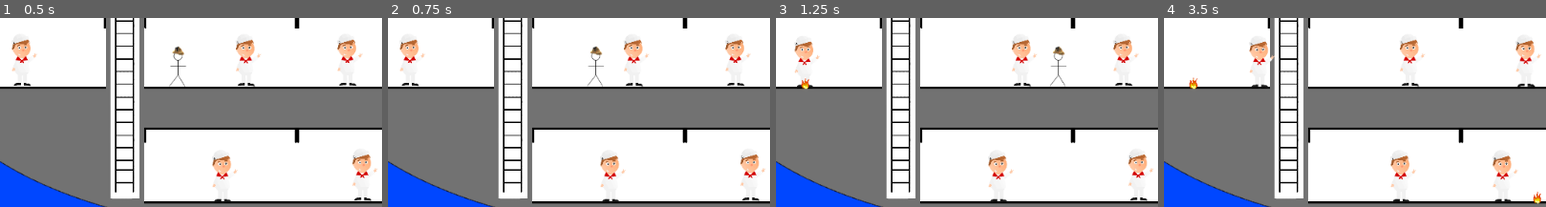
Above: before the commit, frames 1-4 (left to right).
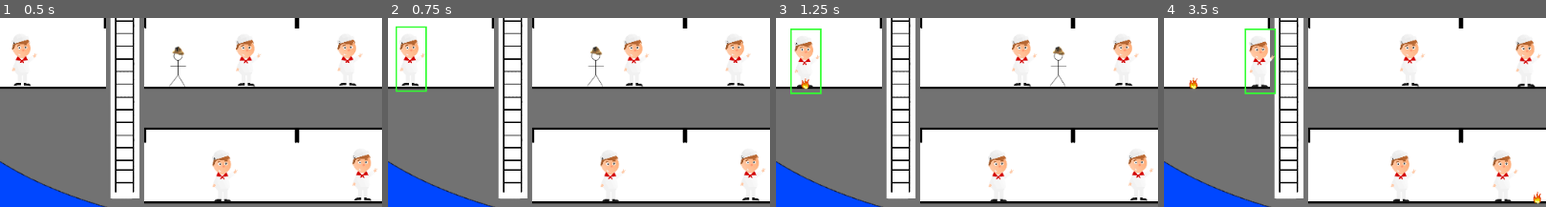
Above: after the commit, the same moments.

Repository: danielcannell/deep-clue-sea
Game: Godot game, scene res://Main.tscn
Two runs of this game, one before a commit and one after it. Both use one fixed random seed, a clock stepped at 60 frames per second and the inputs below.
Inputs (mouse positions are % of the whole screen's width and height, from its top left):
- Up to frame 1 (0.5 s): no input
- Up to frame 2 (0.75 s): tap Enter at 0.5 s; move the mouse to (15, 50) at 0.52 s; hold D (move_right) from 0.53 s (still down); click (15, 50) at 0.67 s
- Up to frame 3 (1.25 s): keep holding D (move_right); tap Space (jump) at 0.77 s
- Up to frame 4 (3.5 s): move the mouse to (60, 20) at 1.27 s; click (60, 20) at 1.42 s; tap Space (jump) at 1.52, 3.02 s; move the mouse to (60, 50) at 2.02 s; release D (move_right) at 2.03 s; hold A (move_left) 2.03-2.78 s; click (60, 50) at 2.17 s; move the mouse to (60, 80) at 2.77 s; hold D (move_right) from 2.78 s (still down); click (60, 80) at 2.92 s
The pictures show only the part of the screen within x 11-61%, y 42-91%; the shares and areas given below are measured in that part.

Frame 1 is identical in both runs. In frame 2, 0.5% of the frame differs, in the area x 2-11%, y 4-40%; in frame 3, 0.5%; in frame 4, 0.6%, in the area x 21-30%, y 5-41%.

Commit message:
Can command crewmen to rooms

Diff:
--- a/crewmen/Crewman.gd
+++ b/crewmen/Crewman.gd
@@ -14,7 +14,7 @@
     Globals.Rooms.PumpRoom
 ]
 
-signal clicked
+signal clicked(c)
 
 # Each crewman has a name, and is the traitor or not
 var crew_name = null
@@ -33,13 +33,17 @@
 func _input_event(viewport, event, shape_idx):
     if event is InputEventMouseButton:
         if event.button_index == BUTTON_LEFT and event.pressed:
-            emit_signal("clicked")
+            emit_signal("clicked", self)
 
 func _ready():
     deselect()
 
 func get_random_pos_in_room(room):
     return room.centre_position() + Vector2(rand_range(-450, 450), 0)
+
+func command_to_room(room):
+    state = crew_state.MOVING
+    destination = get_random_pos_in_room(room)
 
 func _process(delta):
     # Get an instance of the Submarine node
--- a/room/Room.gd
+++ b/room/Room.gd
@@ -10,7 +10,7 @@
 var m_flooding = 0.0
 var m_id = null
 
-signal clicked(id)
+signal clicked(room)
 
 func _ready():
     pass
@@ -33,8 +33,8 @@
 
 func _input_event(viewport, event, shape_idx):
     if event is InputEventMouseButton:
-        if event.button_index == BUTTON_LEFT and event.pressed:
-            emit_signal("clicked", m_id)
+        if event.button_index == BUTTON_RIGHT and event.pressed:
+            emit_signal("clicked", self)
 
 func id():
     return m_id
--- /dev/null
+++ b/submarine/CrewmenController.gd
@@ -0,0 +1,29 @@
+extends Node2D
+
+# class member variables go here, for example:
+# var a = 2
+# var b = "textvar"
+
+var crewmen = []
+var selected_crewman = null
+
+func _ready():
+    crewmen = get_children()
+
+    for c in crewmen:
+        c.connect("clicked", self, "crewman_clicked")
+
+#func _process(delta):
+#    # Called every frame. Delta is time since last frame.
+#    # Update game logic here.
+#    pass
+
+func crewman_clicked(c):
+    c.select()
+    if selected_crewman:
+        selected_crewman.deselect()
+    selected_crewman = c
+
+func command_to_room(room):
+    if selected_crewman:
+        selected_crewman.command_to_room(room)
--- a/submarine/Submarine.gd
+++ b/submarine/Submarine.gd
@@ -13,16 +13,14 @@
     room(Globals.Rooms.MedBay).set_id(Globals.Rooms.MedBay)
     room(Globals.Rooms.Bridge).set_id(Globals.Rooms.Bridge)
 
+    var controller = get_node("CrewmenController")
     for rm in Globals.ROOMS_LIST:
-        room(rm).connect("clicked", self, "room_clicked")
+        room(rm).connect("clicked", controller, "command_to_room")
 
 func _process(delta):
     # Called every frame. Delta is time since last frame.
     # Update game logic here.
     pass
-
-func room_clicked(id):
-    print("Clicked ", id, " ", room(id).centre_position())
 
 func room(room_id):
     match room_id:
--- a/submarine/Submarine.tscn
+++ b/submarine/Submarine.tscn
@@ -1,13 +1,14 @@
-[gd_scene load_steps=9 format=2]
+[gd_scene load_steps=10 format=2]
 
 [ext_resource path="res://submarine/Submarine.gd" type="Script" id=1]
 [ext_resource path="res://submarine/submarine.png" type="Texture" id=2]
 [ext_resource path="res://submarine/tileset.tres" type="TileSet" id=3]
 [ext_resource path="res://room/Room.tscn" type="PackedScene" id=4]
 [ext_resource path="res://ladder/Ladder.tscn" type="PackedScene" id=5]
-[ext_resource path="res://crewmen/Crewman.tscn" type="PackedScene" id=6]
-[ext_resource path="res://player/Player.tscn" type="PackedScene" id=7]
-[ext_resource path="res://submarine/environment/Environment.gd" type="Script" id=8]
+[ext_resource path="res://submarine/CrewmenController.gd" type="Script" id=6]
+[ext_resource path="res://crewmen/Crewman.tscn" type="PackedScene" id=7]
+[ext_resource path="res://player/Player.tscn" type="PackedScene" id=8]
+[ext_resource path="res://submarine/environment/Environment.gd" type="Script" id=9]
 
 [node name="Submarine" type="Node2D" index="0"]
 
@@ -23,6 +24,7 @@
 
 [node name="TileMap" type="TileMap" parent="." index="1"]
 
+editor/display_folded = true
 mode = 0
 tile_set = ExtResource( 3 )
 cell_size = Vector2( 256, 256 )
@@ -99,45 +101,47 @@
 
 position = Vector2( 3712, 2176 )
 
-[node name="Crewmen" type="Node2D" parent="." index="2"]
+[node name="CrewmenController" type="Node2D" parent="." index="2"]
 
-[node name="Crewman0" parent="Crewmen" index="0" instance=ExtResource( 6 )]
+script = ExtResource( 6 )
+
+[node name="Crewman0" parent="CrewmenController" index="0" instance=ExtResource( 7 )]
 
 position = Vector2( 4430.36, 1776.18 )
 
-[node name="Crewman1" parent="Crewmen" index="1" instance=ExtResource( 6 )]
+[node name="Crewman1" parent="CrewmenController" index="1" instance=ExtResource( 7 )]
 
 position = Vector2( 3004, 2546.18 )
 
-[node name="Crewman2" parent="Crewmen" index="2" instance=ExtResource( 6 )]
+[node name="Crewman2" parent="CrewmenController" index="2" instance=ExtResource( 7 )]
 
 position = Vector2( 3159.29, 1009.04 )
 
-[node name="Crewman3" parent="Crewmen" index="3" instance=ExtResource( 6 )]
+[node name="Crewman3" parent="CrewmenController" index="3" instance=ExtResource( 7 )]
 
 position = Vector2( 2903.68, 1774.95 )
 
-[node name="Crewman4" parent="Crewmen" index="4" instance=ExtResource( 6 )]
+[node name="Crewman4" parent="CrewmenController" index="4" instance=ExtResource( 7 )]
 
 position = Vector2( 2065.64, 2555.45 )
 
-[node name="Crewman5" parent="Crewmen" index="5" instance=ExtResource( 6 )]
+[node name="Crewman5" parent="CrewmenController" index="5" instance=ExtResource( 7 )]
 
 position = Vector2( 2223.14, 1776.76 )
 
-[node name="Crewman6" parent="Crewmen" index="6" instance=ExtResource( 6 )]
+[node name="Crewman6" parent="CrewmenController" index="6" instance=ExtResource( 7 )]
 
 position = Vector2( 722.565, 1775.52 )
 
-[node name="Crewman7" parent="Crewmen" index="7" instance=ExtResource( 6 )]
+[node name="Crewman7" parent="CrewmenController" index="7" instance=ExtResource( 7 )]
 
 position = Vector2( 2117.89, 1013.7 )
 
-[node name="Player" parent="." index="3" instance=ExtResource( 7 )]
+[node name="Player" parent="." index="3" instance=ExtResource( 8 )]
 
 position = Vector2( 1760, 1568 )
 _sections_unfolded = [ "Transform", "Z Index" ]
 
 [node name="Environment" type="Node" parent="." index="4"]
 
-script = ExtResource( 8 )
+script = ExtResource( 9 )
Not shown, changed: .gitignore
